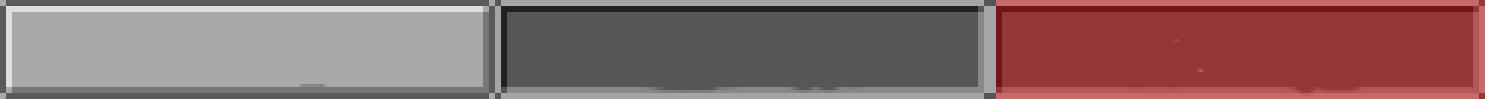
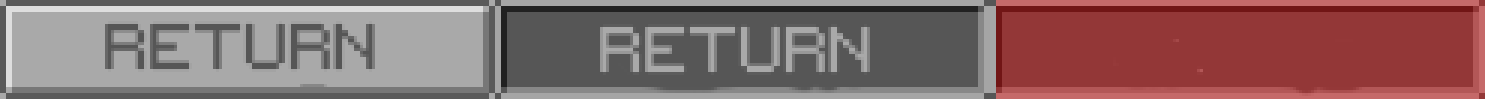
Layer changes from the first 1485 x 99 image to the second:
added layer "RETURN" (1st of 2) above "RETURN" over box(600, 24, 870, 75)
added layer "RETURN" (2nd of 2) above "Shape 2" over box(105, 21, 375, 72)
